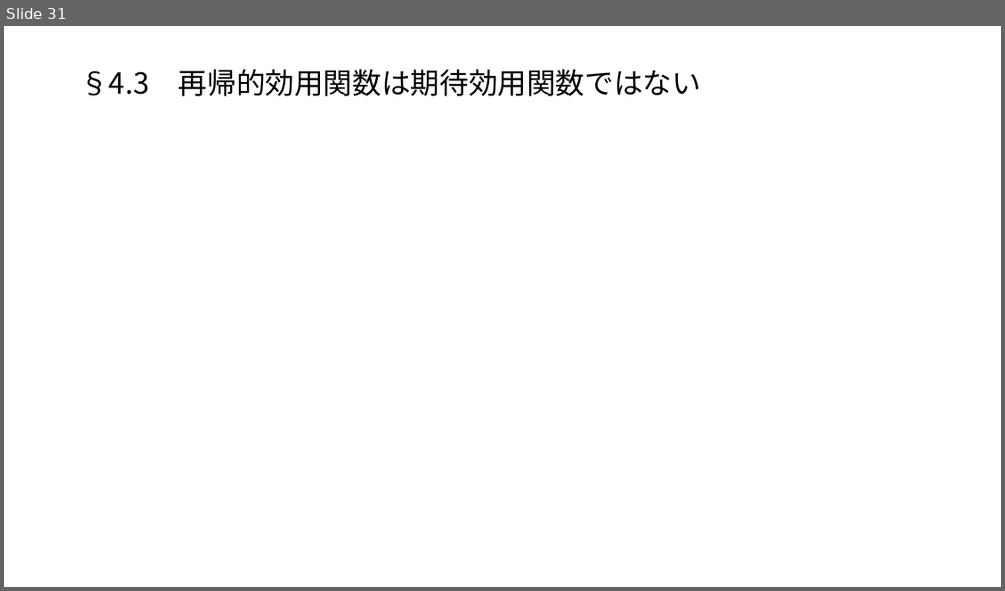
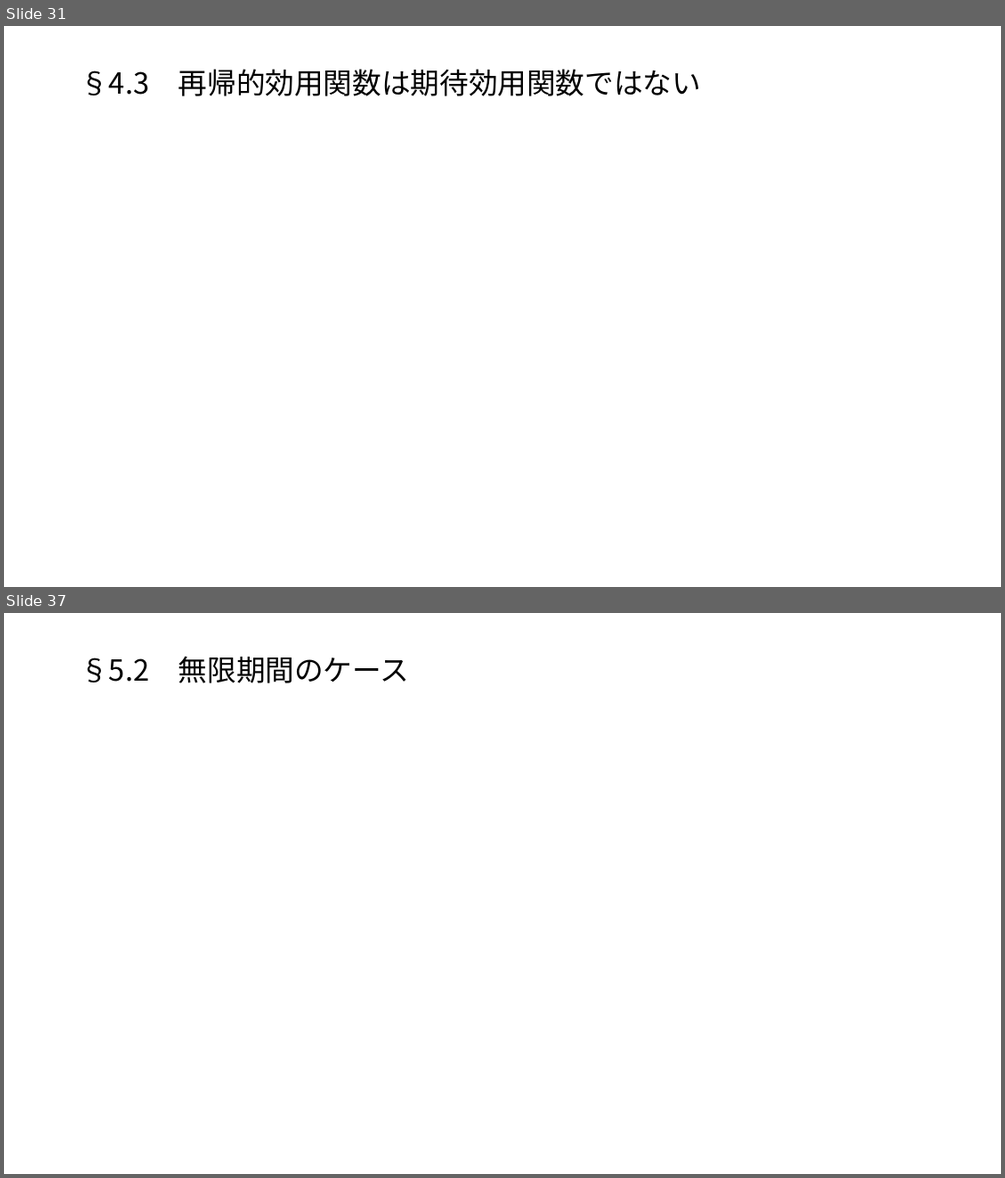
Before and after one commit to macha1811/Long-term-Investment-Theory-and-Practice, a slide deck: 第2章.pptx. Shown one above the other, each under a label of ours: slide 31 before the commit, slides 31 and 37 after it; the slides between them are not shown. The pictures are 1005x591 and 1005x1178 pixels, drawn with LibreOffice and Linux fonts; fonts in the diff are those of the drawing; grey boxes stand for pictures. Boxes give left, top, right and bottom in pixels: in the first picture for what was removed or moved away, otherwise in the second. Text is boxed around its words. In the diff, an @@ line names an element or a change of style, - is before the commit and + after.

```diff
--- a/第2章.pptx
+++ b/第2章.pptx
@@ slide 37 added at bbox=[4, 613, 1001, 1174], background #FFFFFF @@
@@ title added at bbox=[80, 656, 409, 683], 28 pt, text #000000 @@
+§5.2 無限期間のケース
```
Also in this commit, not shown: 1 slide changed, 13 other slides added.
